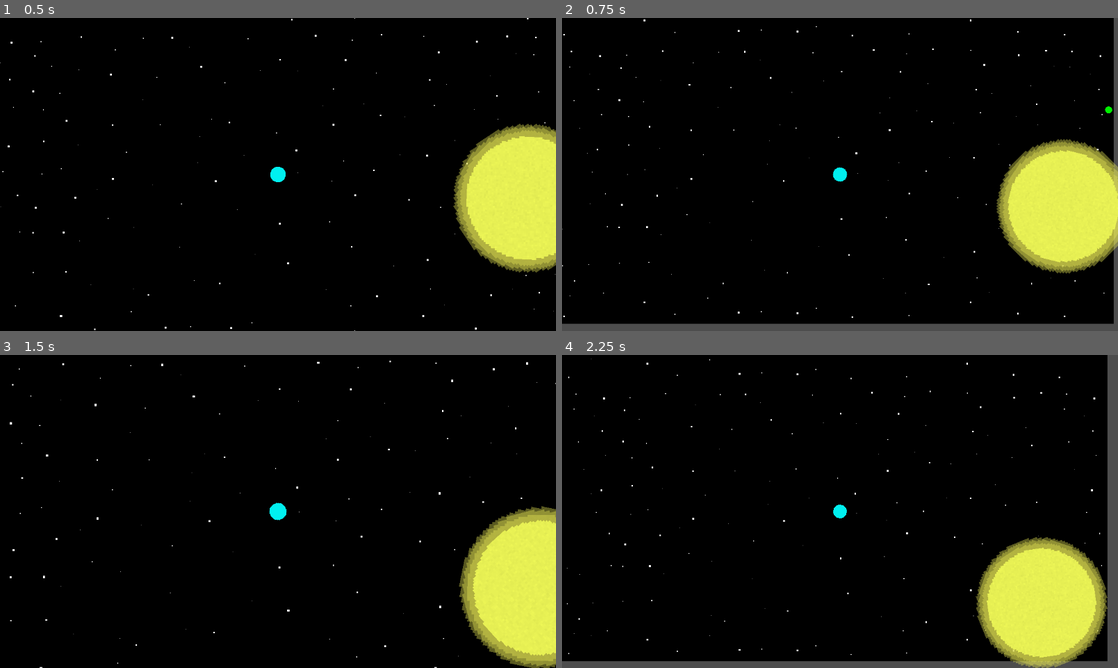
Above: before the commit, frames 1-4 (two rows, left to right).
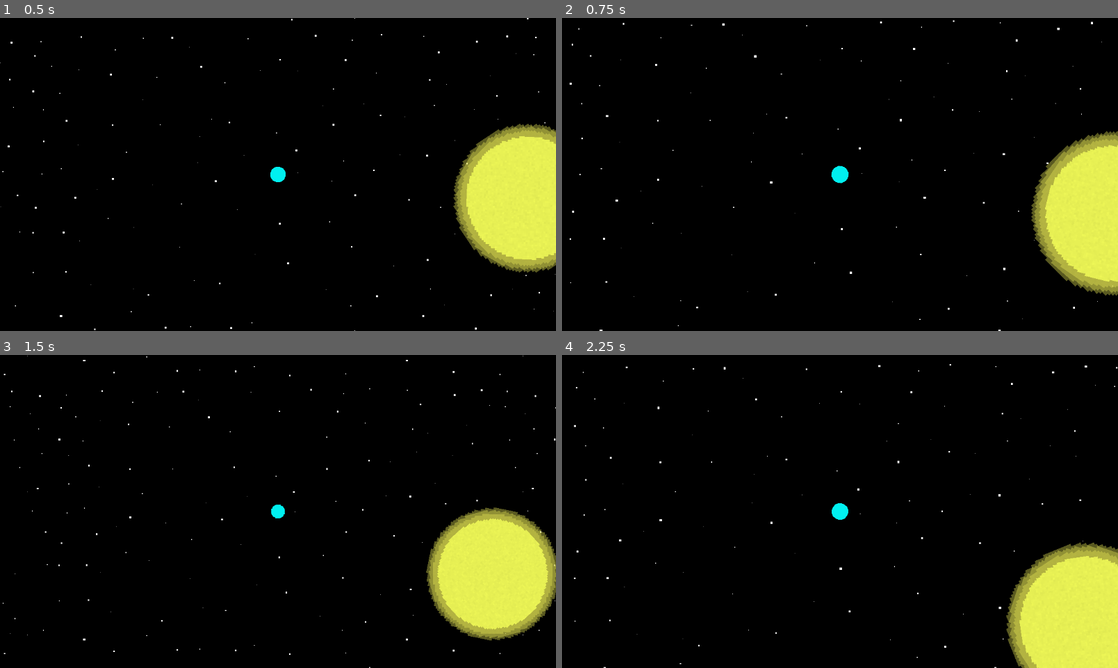
Above: after the commit, the same moments.

Repository: Birb-Games/gmtk-2025
Game: Godot game, scene res://scenes/main.tscn
Two runs of this game, one before a commit and one after it. Both use one fixed random seed, a clock stepped at 60 frames per second and the inputs below.
Inputs (mouse positions are in pixels of both pictures, inside the frame that each line leads up to):
- Up to frame 1 (0.5 s): no input
- Up to frame 2 (0.75 s): move the mouse to (962, 158) at 0.52 s; tap Mouse wheel up (zoom_camera_in) at 0.6 s
- Up to frame 3 (1.5 s): tap Mouse wheel down (zoom_camera_out) at 0.8, 1.35 s; move the mouse to (166, 527) at 1.27 s
- Up to frame 4 (2.25 s): tap Mouse wheel up (zoom_camera_in) at 1.55, 2.1 s; move the mouse to (895, 442) at 2.02 s

Frame 1 is identical in both runs. In frame 2, 8.6% of the frame differs, in the area x 0-100%, y 0-100%; in frame 3, 6.7%; in frame 4, 9.4%.

Commit message:
Made the background properly cover the area as you zoom out

Diff:
--- a/scripts/camera.gd
+++ b/scripts/camera.gd
@@ -1,7 +1,12 @@
 extends Camera2D
 
 func _process(_delta: float) -> void:
-	if Input.is_action_just_pressed("zoom_camera_in"):
-		zoom *= 0.9
-	elif Input.is_action_just_pressed("zoom_camera_out"):
-		zoom *= 1.1
+	# Manage camera zoom
+	if Input.is_action_just_pressed("zoom_camera_out"):
+		if zoom.x > 0.1: # Prevent zooming out too far
+			zoom *= 0.9
+			$/root/Main/Parallax2D.repeat_times = (1 / zoom.x) + 2 # Adjust the background coverage
+	elif Input.is_action_just_pressed("zoom_camera_in"):
+		if zoom.x < 10.0:
+			zoom *= 1.1
+			$/root/Main/Parallax2D.repeat_times = (1 / zoom.x) + 2
